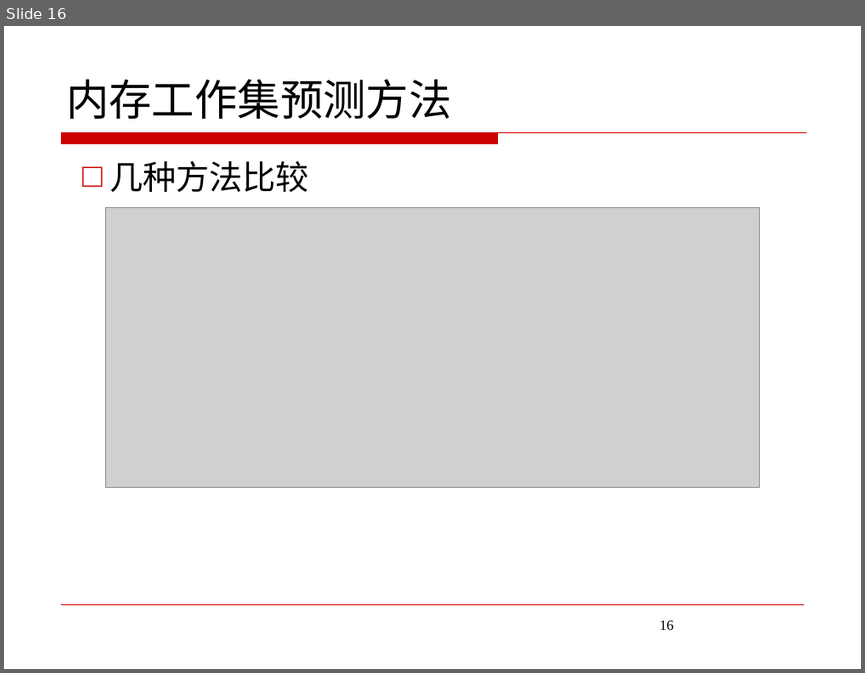
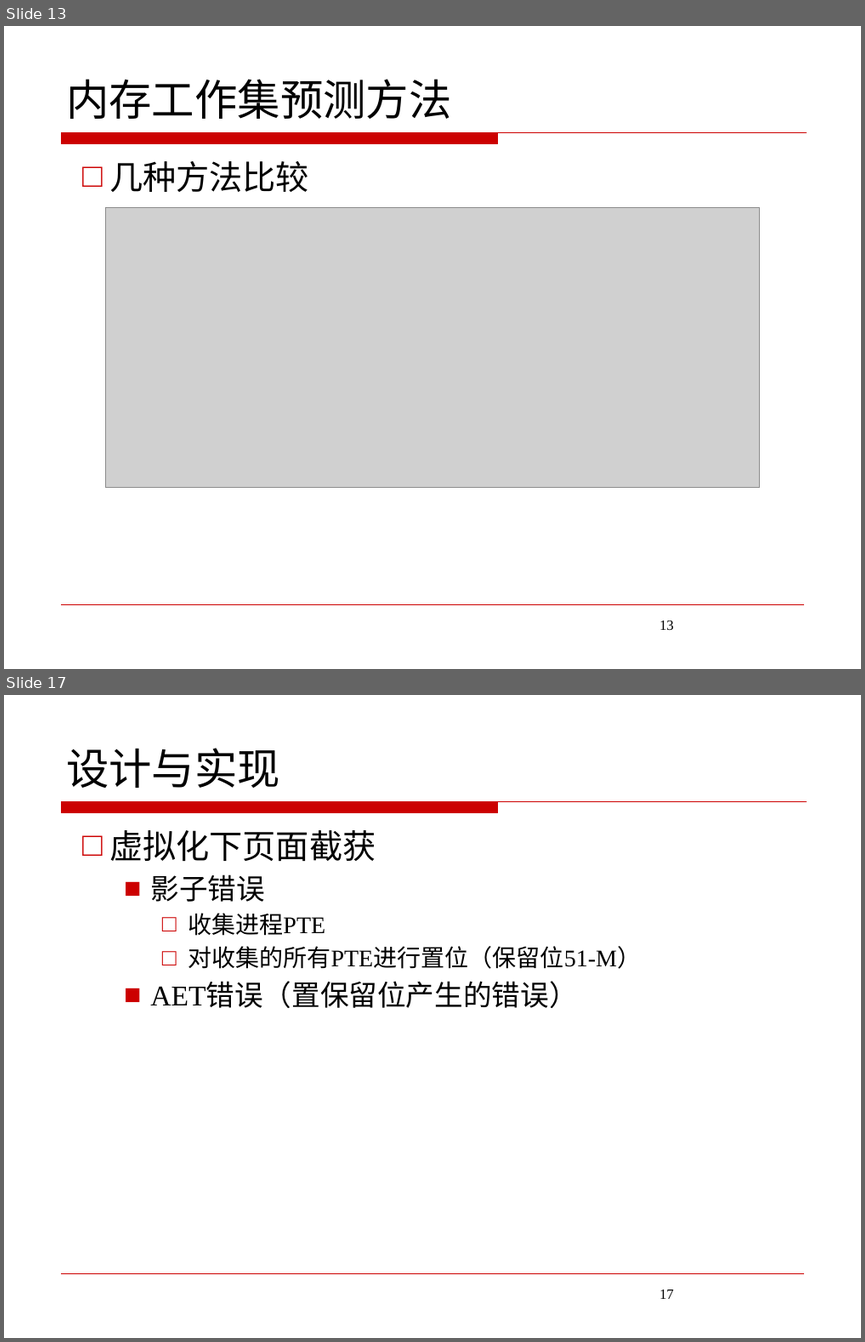
Before and after one commit to JoeHF/aet_data, a slide deck: 答辩/答辩ppt.pptx. Shown one above the other, each under a label of ours: slide 16 before the commit, slides 13 and 17 after it; the slides between them are not shown. The pictures are 865x673 and 865x1342 pixels, drawn with LibreOffice and Linux fonts; fonts in the diff are those of the drawing; grey boxes stand for pictures; background and template pictures are left out. Boxes give left, top, right and bottom in pixels: in the first picture for what was removed or moved away, otherwise in the second. Text is boxed around its words. In the diff, an @@ line names an element or a change of style, - is before the commit and + after.

```diff
--- a/答辩/答辩ppt.pptx
+++ b/答辩/答辩ppt.pptx
@@ slide 17 added at (4,695,861,1338), background #FFFFFF; not listed: 2 template elements that a slide beside it also shows @@
@@ title added at (66,748,280,788), 36 pt, text #000000 @@
+设计与实现
@@ text added at (109,830,641,1008), 20 pt, text #000000 @@
+□ 虚拟化下页面截获
+  ■ 影子错误
+    □ 收集进程PTE
+    □ 对收集的所有PTE进行置位（保留位51-M）
+  ■ AET错误（置保留位产生的错误）
@@ page number added at (659,1289,674,1299), 12 pt, text #000000 @@
+17
@@ what was slide 16 is now slide 13 @@
@@ page number at (659,620,674,630): text changed @@
-16
+13
```
Also in this commit, not shown: 9 slides changed, 22 other slides added, 19 slides removed, 11 other files.
